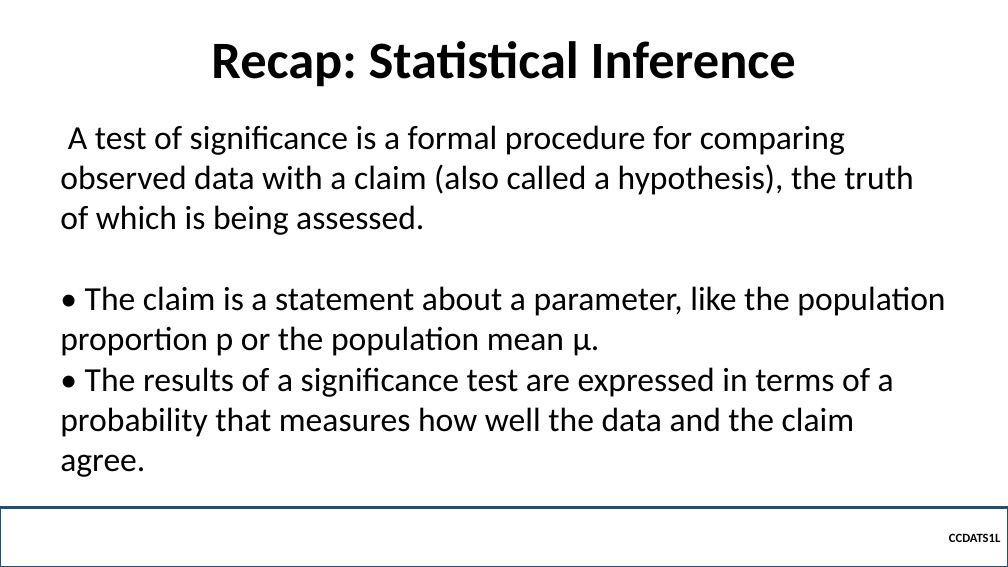
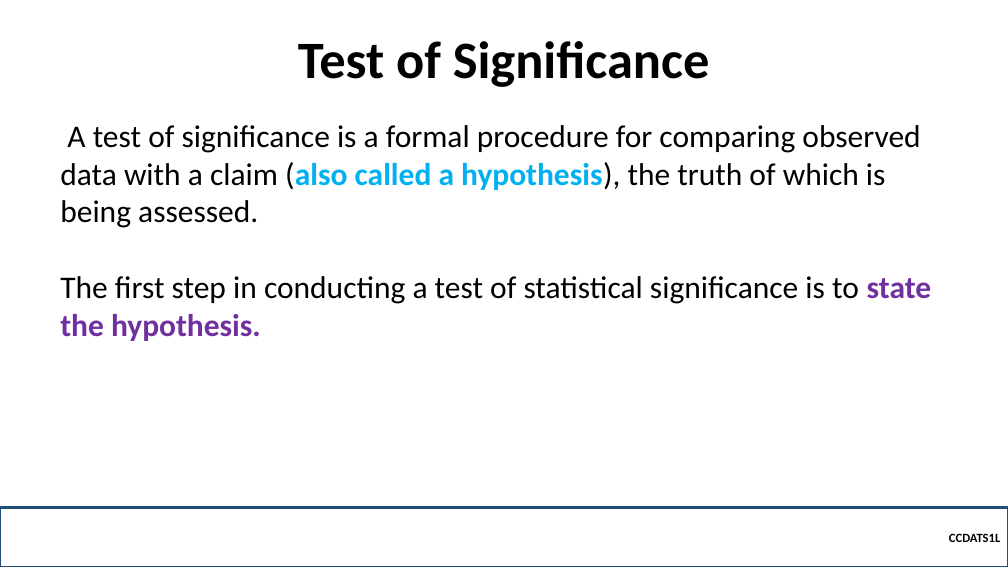
Before and after one commit to robitussin/CCDATS1L, a slide deck: slide 5 of week 10/Test of Significance.pptx (slide 4 before the commit). Drawn at 1008x567 pixels with LibreOffice and Linux fonts; fonts in the diff are those of the drawing; background and template pictures are left out. Boxes give left, top, right and bottom in pixels: in the first picture for what was removed or moved away, otherwise in the second. Text is boxed around its words. In the diff, an @@ line names an element or a change of style, - is before the commit and + after.

```diff
--- a/week 10/Test of Significance.pptx
+++ b/week 10/Test of Significance.pptx
@@ title at (298, 41, 710, 87): text changed @@
-Recap: Statistical Inference
+Test of Significance
@@ text at (60, 125, 920, 228): size 32 to 30 pt in "A test of significance is a formal ..."; text colour #000000 to #00B0F0, bold on in "(also called a hypothesis)," @@
@@ text at (60, 276, 931, 341): text changed; size 32 to 30 pt @@
-• The claim is a statement about a parameter, like the population proportion p or the population mean μ.
-• The results of a significance test are expressed in terms of a probability that measures how well the data and the claim agree.
+The first step in conducting a test of statistical significance is to state the hypothesis.
```
Also in this commit, not shown: 1 other slide changed, 10 slides added, 14 slides removed.
